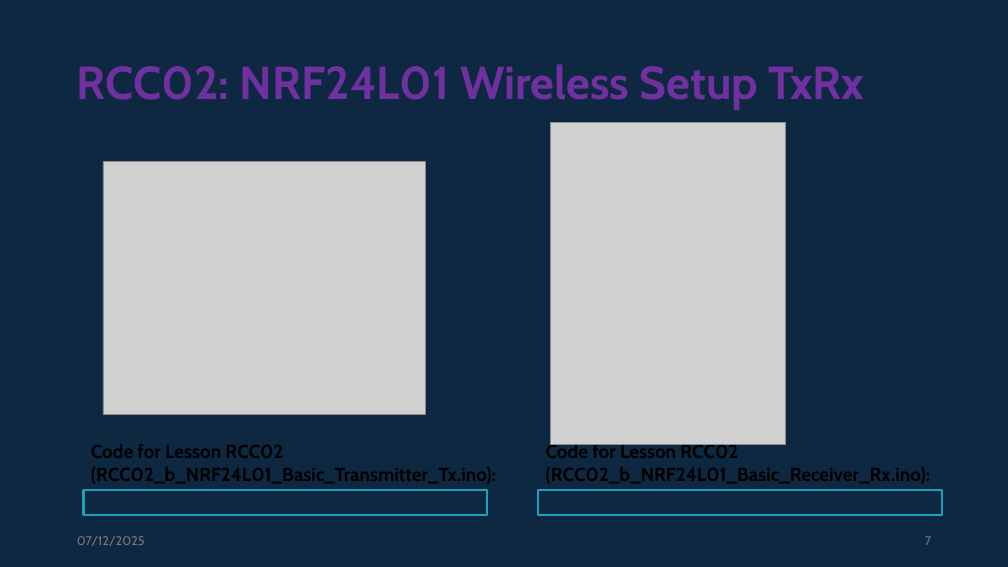
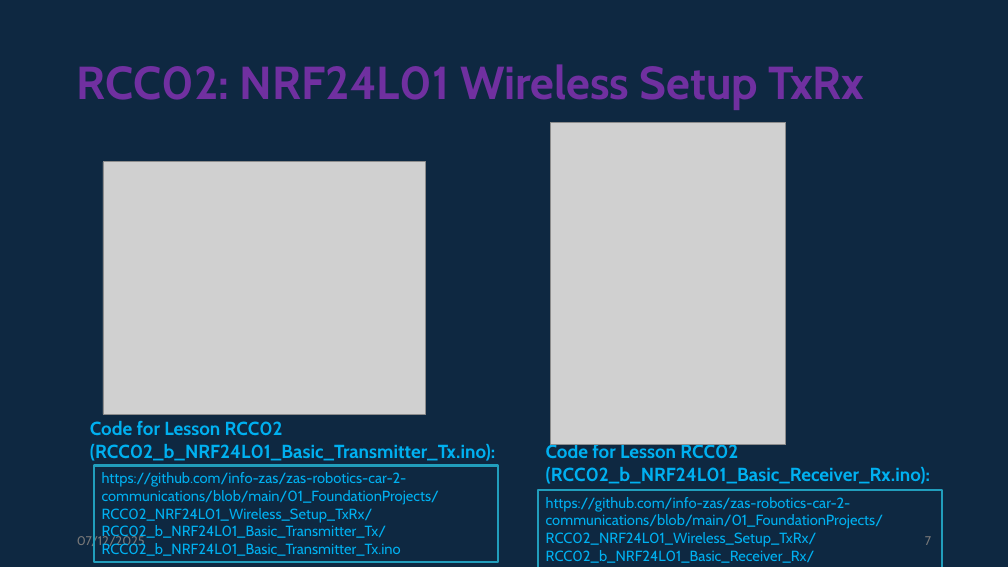
Before and after one commit to info-zas/zas-robotics-car-2-communications, a slide deck: slide 7 of 01_FoundationProjects/RCC02_NRF24L01_Wireless_Setup_TxRx/RCC02_NRF24L01_Wireless_Setup_TxRx.pptx. Drawn at 1008x567 pixels with LibreOffice and Linux fonts; fonts in the diff are those of the drawing; grey boxes stand for pictures. Boxes give left, top, right and bottom in pixels: in the first picture for what was removed or moved away, otherwise in the second. Text is boxed around its words. In the diff, an @@ line names an element or a change of style, - is before the commit and + after.

```diff
--- a/01_FoundationProjects/RCC02_NRF24L01_Wireless_Setup_TxRx/RCC02_NRF24L01_Wireless_Setup_TxRx.pptx
+++ b/01_FoundationProjects/RCC02_NRF24L01_Wireless_Setup_TxRx/RCC02_NRF24L01_Wireless_Setup_TxRx.pptx
@@ text added at [90, 421, 495, 461], 18 pt, text #00B0F0, bold @@
+Code for Lesson RCC02 (RCC02_b_NRF24L01_Basic_Transmitter_Tx.ino):
@@ text "Code for Lesson RCC02 (RCC02_b_NRF24L01_Basic_Receiver_Rx.in ..." at [546, 443, 930, 484]: text colour #000000 to #00B0F0 @@
@@ rectangle "https://github.com/info-zas/zas-robotics-car-2-communication ...": place and size @@
-rectangle "https://github.com/info-zas/zas-robotics-car-2-communication ..." at [83, 490, 487, 516]
+rectangle "https://github.com/info-zas/zas-robotics-car-2-communication ..." at [95, 466, 498, 563]
@@ text in rectangle at [102, 472, 439, 556]: text added @@
+https://github.com/info-zas/zas-robotics-car-2-communications/blob/main/01_FoundationProjects/RCC02_NRF24L01_Wireless_Setup_TxRx/RCC02_b_NRF24L01_Basic_Transmitter_Tx/RCC02_b_NRF24L01_Basic_Transmitter_Tx.ino
@@ rectangle "https://github.com/info-zas/zas-robotics-car-2-communication ...": place and size @@
-rectangle "https://github.com/info-zas/zas-robotics-car-2-communication ..." at [538, 490, 942, 516]
+rectangle "https://github.com/info-zas/zas-robotics-car-2-communication ..." at [538, 490, 942, 567]
@@ text in rectangle at [546, 497, 883, 563]: text added @@
+https://github.com/info-zas/zas-robotics-car-2-communications/blob/main/01_FoundationProjects/RCC02_NRF24L01_Wireless_Setup_TxRx/RCC02_b_NRF24L01_Basic_Receiver_Rx/RCC02_b_NRF24L01_Basic_Receiver_Rx.ino
```
Also in this commit, not shown: 1 other slide changed, 11 other files.
